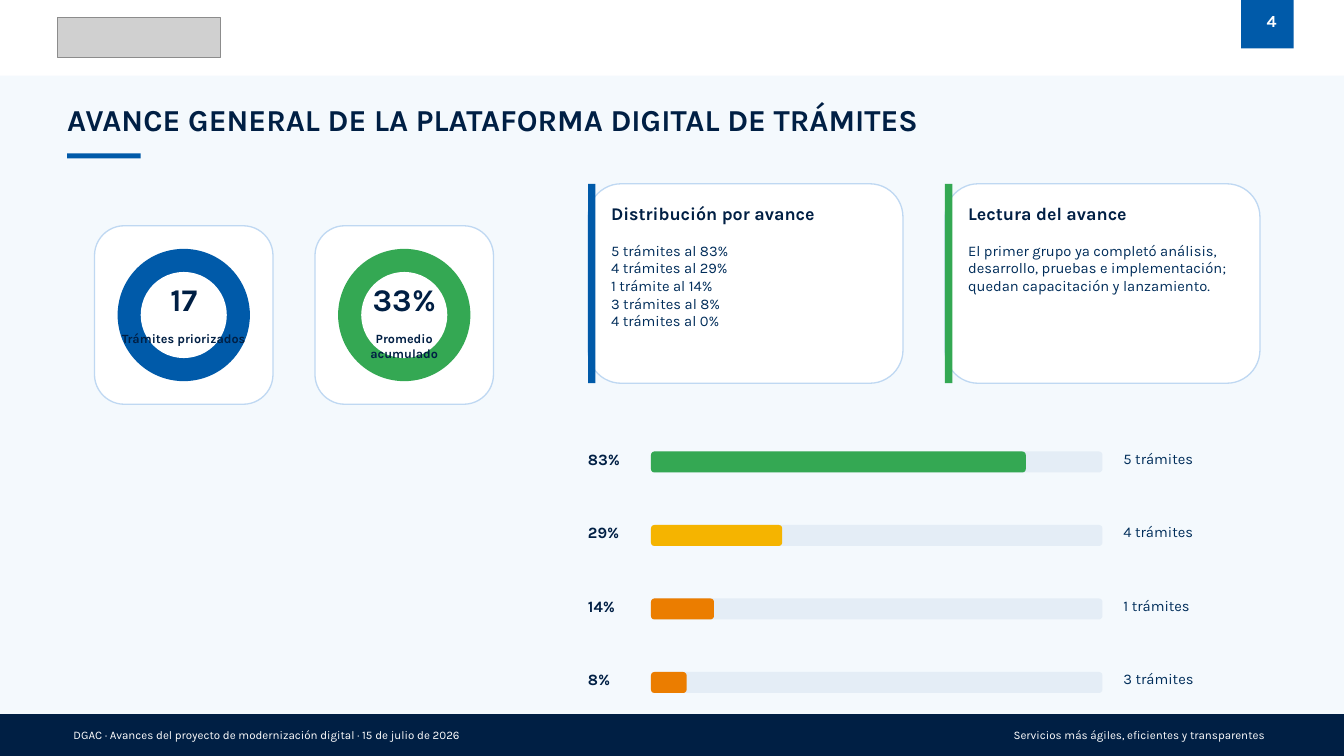
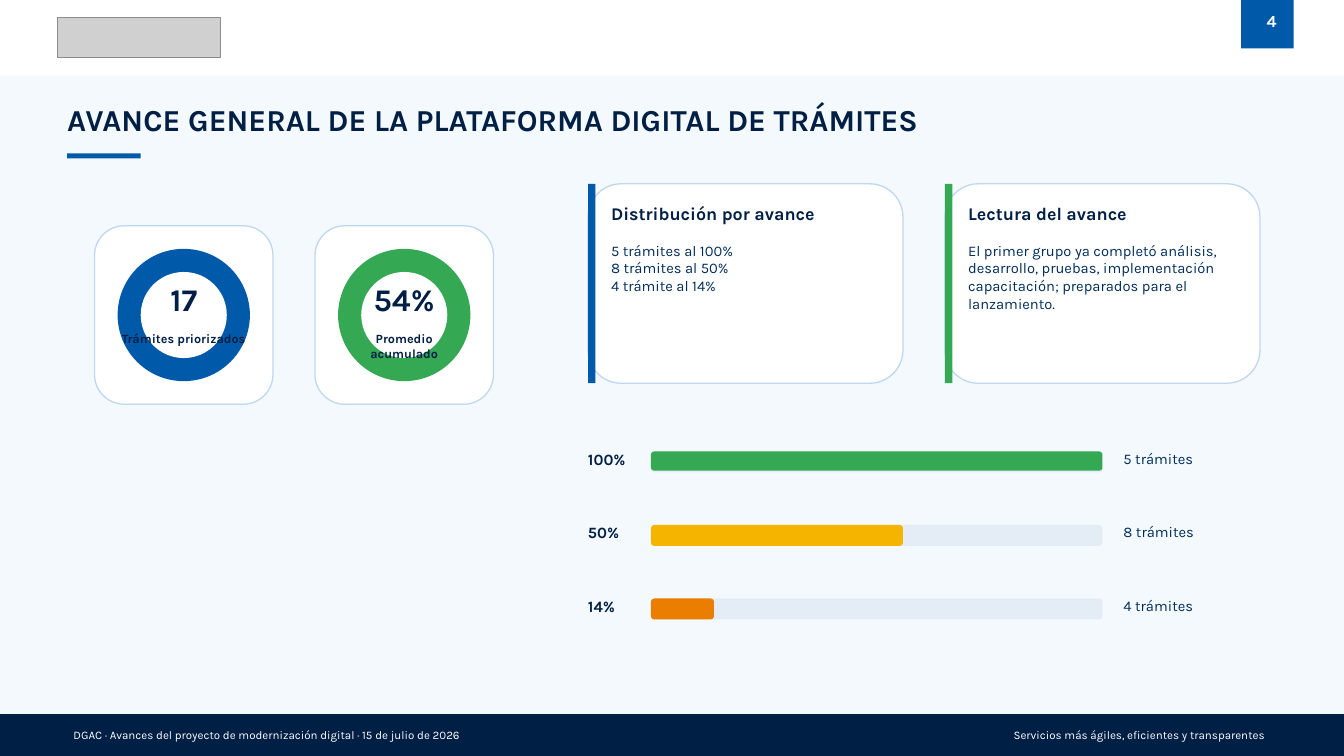
Before and after one commit to fperezm16/SIMPLIFICACION, a slide deck: slide 4 of presentaciones/Presentacion_Avances_Modernizacion_Digital_DGAC_Agenda.pptx. Drawn at 1344x756 pixels with LibreOffice and Linux fonts; fonts in the diff are those of the drawing; grey boxes stand for pictures. Boxes give left, top, right and bottom in pixels: in the first picture for what was removed or moved away, otherwise in the second. Text is boxed around its words. In the diff, an @@ line names an element or a change of style, - is before the commit and + after.

```diff
--- a/presentaciones/Presentacion_Avances_Modernizacion_Digital_DGAC_Agenda.pptx
+++ b/presentaciones/Presentacion_Avances_Modernizacion_Digital_DGAC_Agenda.pptx
@@ text at (611,245,733,291): text changed @@
-5 trámites al 83%
-4 trámites al 29%
-1 trámite al 14%
-3 trámites al 8%
-4 trámites al 0%
+5 trámites al 100%
+8 trámites al 50%
+4 trámite al 14%
@@ text at (968,245,1216,309): text changed @@
-El primer grupo ya completó análisis, desarrollo, pruebas e implementación; quedan capacitación y lanzamiento.
+El primer grupo ya completó análisis, desarrollo, pruebas, implementación capacitación; preparados para el lanzamiento.
@@ text at (374,283,435,312): text changed @@
-33%
+54%
@@ text at (588,454,626,466): text changed @@
-83%
+100%
@@ rounded rectangle: place and size @@
-rounded rectangle at (651,451,1026,472)
+rounded rectangle at (651,451,1102,470)
@@ text at (588,527,619,539): text changed @@
-29%
+50%
@@ rounded rectangle: place and size @@
-rounded rectangle at (651,525,782,546)
+rounded rectangle at (651,525,903,546)
@@ text at (1123,526,1194,537): text changed @@
-4 trámites
+8 trámites
@@ text at (1123,600,1193,611): text changed @@
-1 trámites
+4 trámites
@@ text removed at (588,674,610,686) @@
-8%
@@ rounded rectangle removed at (651,672,1102,693) @@
@@ rounded rectangle removed at (651,672,686,693) @@
@@ text removed at (1123,673,1194,684) @@
-3 trámites
```
Also in this commit, not shown: 5 other slides changed, 38 other files.
